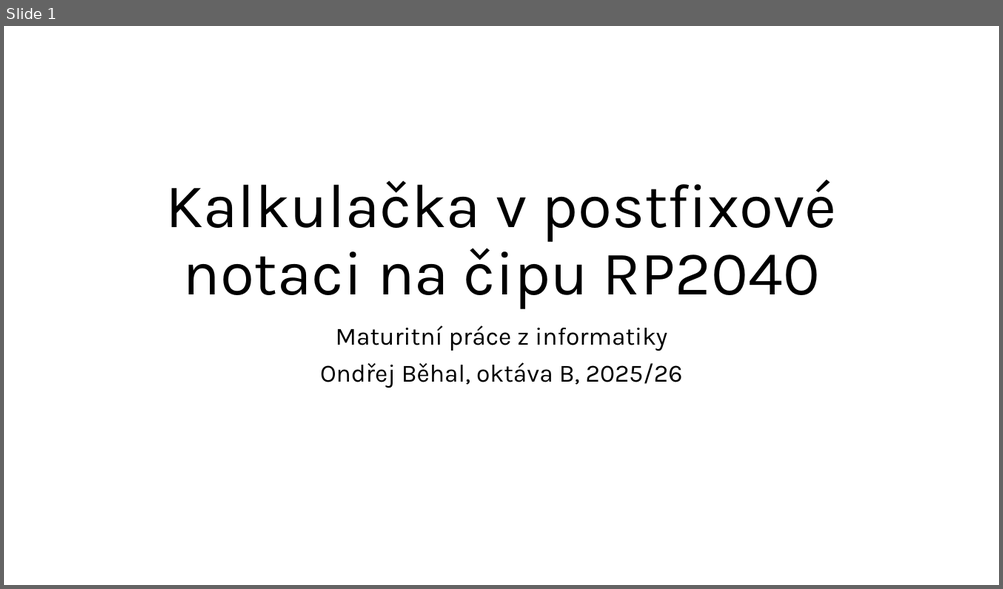
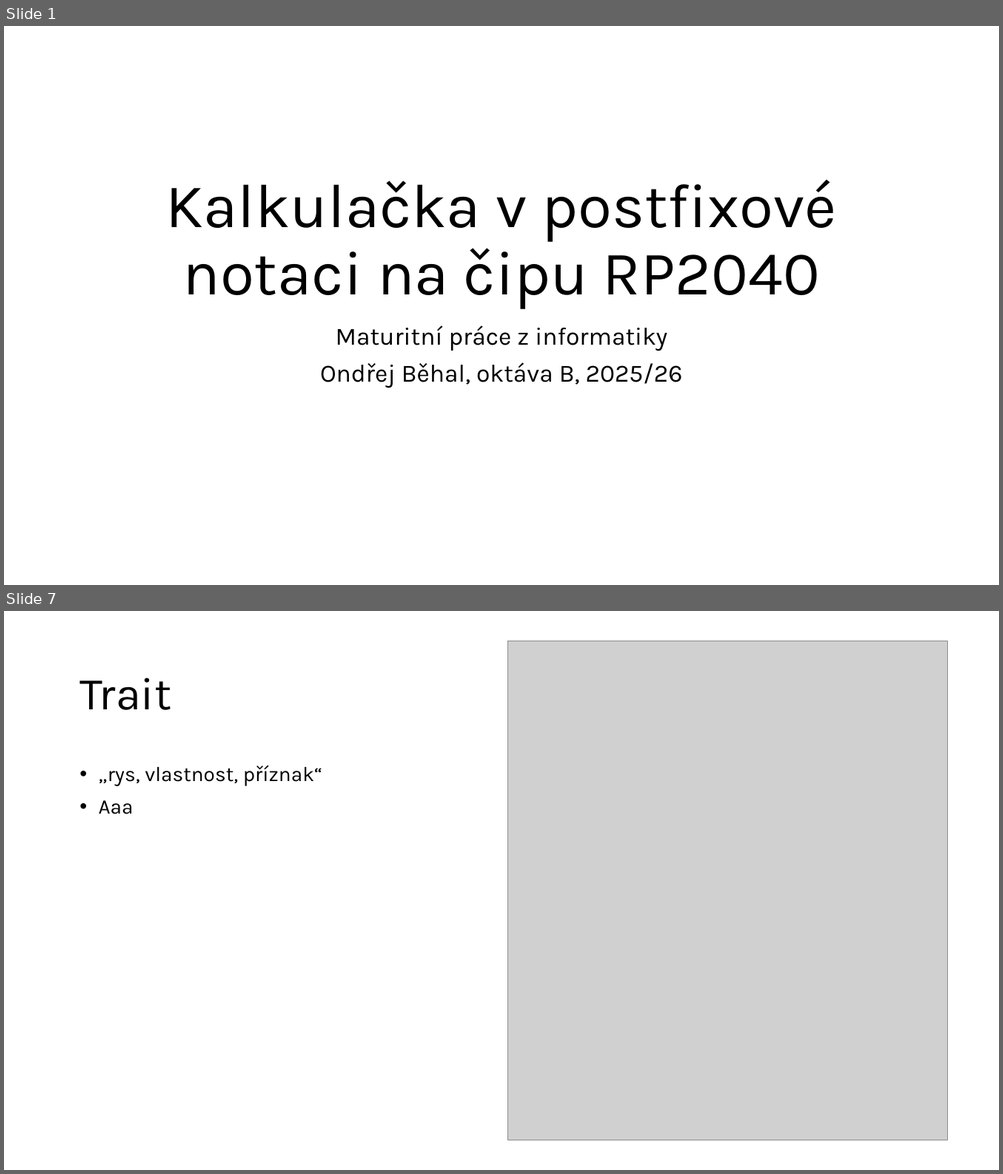
Before and after one commit to creeper6530/maturitni-projekt-docs, a slide deck: Prezentace.pptx. Shown one above the other, each under a label of ours: slide 1 before the commit, slides 1 and 7 after it; the slides between them are not shown. The pictures are 1003x589 and 1003x1174 pixels, drawn with LibreOffice and Linux fonts; fonts in the diff are those of the drawing; grey boxes stand for pictures. Boxes give left, top, right and bottom in pixels: in the first picture for what was removed or moved away, otherwise in the second. Text is boxed around its words. In the diff, an @@ line names an element or a change of style, - is before the commit and + after.

```diff
--- a/Prezentace.pptx
+++ b/Prezentace.pptx
@@ slide 7 added at [4, 611, 999, 1170], background #FFFFFF @@
@@ picture added at [508, 641, 948, 1141] @@
@@ title added at [79, 678, 171, 710], 44 pt, text #000000 @@
+Trait
@@ text added at [99, 765, 323, 815], 20 pt, text #000000 @@
+• „rys, vlastnost, příznak“
+• Aaa
```
Also in this commit, not shown: 1 slide changed, 4 other slides added, 1 slide removed, 5 other files.
